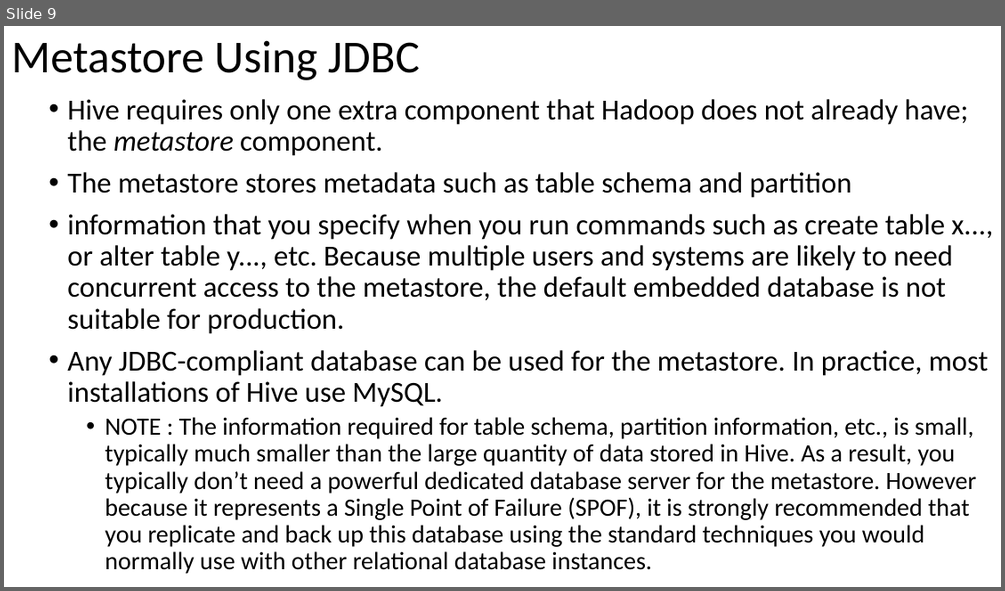
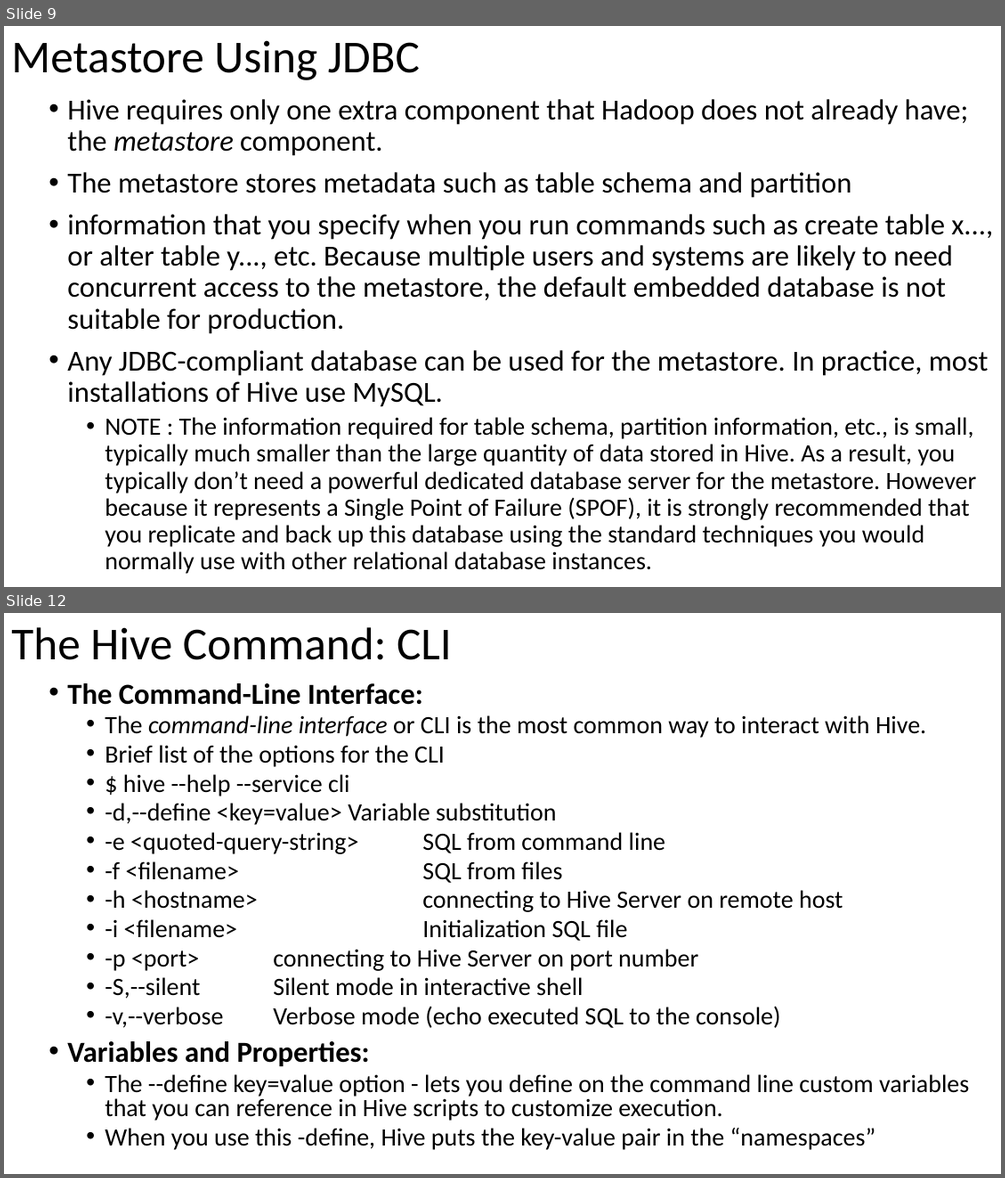
Before and after one commit to email2dorababu/SCALA_Reading, a slide deck: Hive_Def_Guide_mar_2016/Hive_programming_Hive_part1.pptx. Shown one above the other, each under a label of ours: slide 9 before the commit, slides 9 and 12 after it; the slides between them are not shown. The pictures are 1005x591 and 1005x1178 pixels, drawn with LibreOffice and Linux fonts; fonts in the diff are those of the drawing. Boxes give left, top, right and bottom in pixels: in the first picture for what was removed or moved away, otherwise in the second. Text is boxed around its words. In the diff, an @@ line names an element or a change of style, - is before the commit and + after.

```diff
--- a/Hive_Def_Guide_mar_2016/Hive_programming_Hive_part1.pptx
+++ b/Hive_Def_Guide_mar_2016/Hive_programming_Hive_part1.pptx
@@ slide 12 added at [4, 613, 1001, 1174], background #FFFFFF @@
@@ title added at [11, 627, 452, 660], 44 pt, text #000000 @@
+The Hive Command: CLI
@@ text added at [67, 683, 969, 1150], 24 pt, text #000000 @@
+• The Command-Line Interface:
+  • The command-line interface or CLI is the most common way to interact with Hive.
+  • Brief list of the options for the CLI
+  • $ hive --help --service cli
+  • -d,--define <key=value> Variable substitution
+  • -e <quoted-query-string> SQL from command line
+  • -f <filename> SQL from files
+  • -h <hostname> connecting to Hive Server on remote host
+  • -i <filename> Initialization SQL file
+  • -p <port> connecting to Hive Server on port number
+  • -S,--silent Silent mode in interactive shell
+  • -v,--verbose Verbose mode (echo executed SQL to the console)
+• Variables and Properties:
+  • The --define key=value option - lets you define on the command line custom variables that you can reference in Hive scripts to customize execution.
+  • When you use this -define, Hive puts the key-value pair in the “namespaces”
```
Also in this commit, not shown: 1 slide changed, 6 other slides added, 1 other file.
